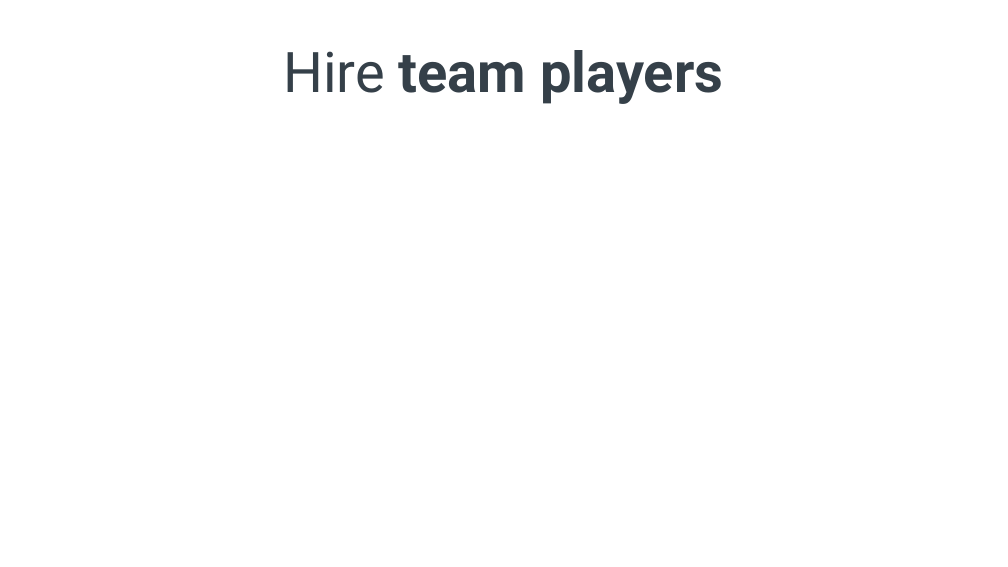
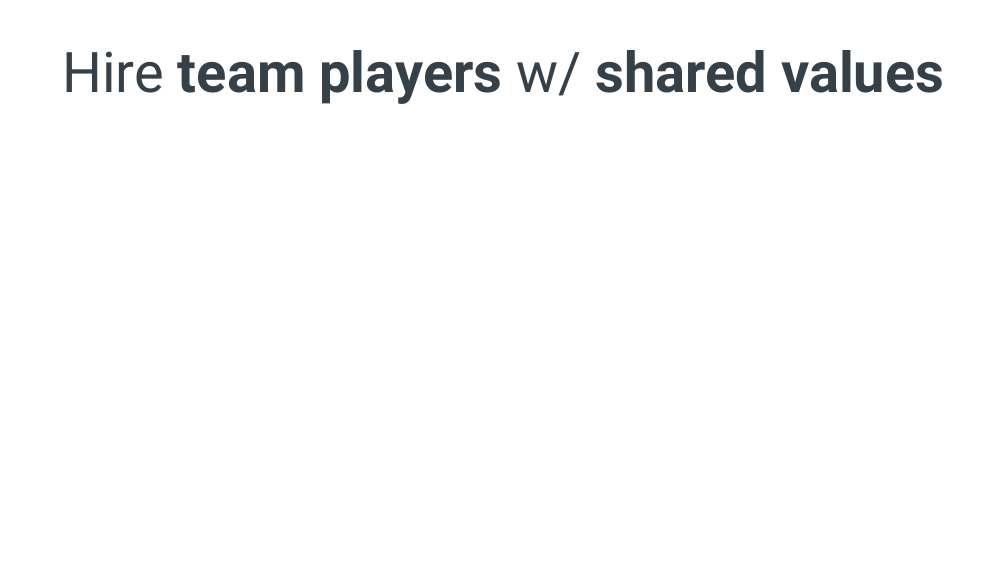
Before and after one commit to spetryjohnson/Talk---Hiring--Firing--and-Inspiring, a slide deck: slide 31 of Hiring, Firing, and Inspiring.pptx (slide 32 before the commit). Drawn at 1008x567 pixels with LibreOffice and Linux fonts; fonts in the diff are those of the drawing. Boxes give left, top, right and bottom in pixels: in the first picture for what was removed or moved away, otherwise in the second. Text is boxed around its words. In the diff, an @@ line names an element or a change of style, - is before the commit and + after.

```diff
--- a/Hiring, Firing, and Inspiring.pptx
+++ b/Hiring, Firing, and Inspiring.pptx
@@ title at bbox=[63, 50, 944, 104]: text changed @@
-Hire team players
+Hire team players w/ shared values
```
Also in this commit, not shown: 5 other slides changed, 2 slides added, 10 slides removed, 1 other file.
